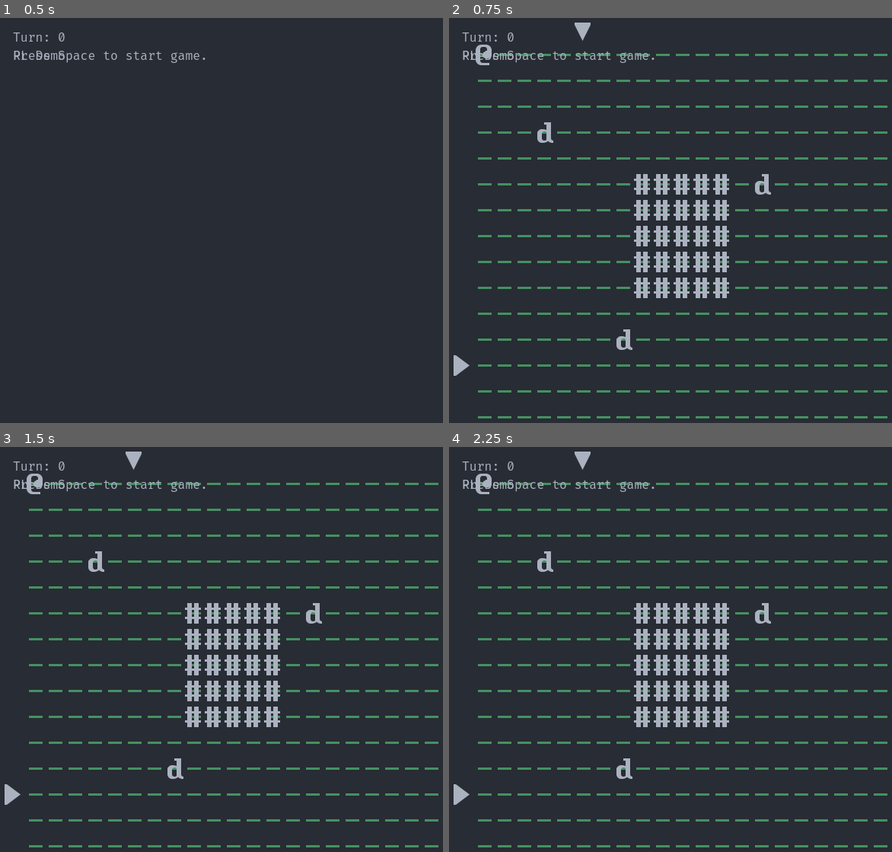
Above: before the commit, frames 1-4 (two rows, left to right).
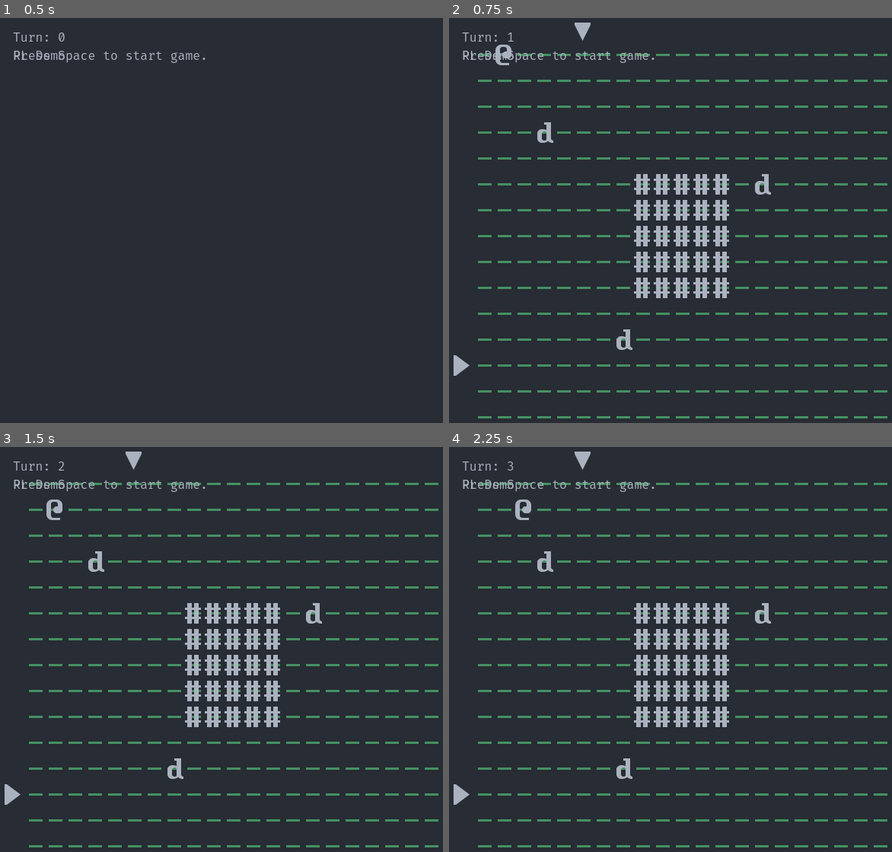
Above: after the commit, the same moments.

Repository: NekkidBear/GodotRoguelikeTutorial
Game: Godot game, scene res://scene/main/main_scene.tscn
Same seed, same stepped clock (60 frames per second), same inputs: the game is played once before the commit and once after it.
Inputs:
- Up to frame 1 (0.5 s): no input
- Up to frame 2 (0.75 s): tap Space (init_world) at 0.5, 0.6 s; hold Right (move_right) from 0.53 s (still down)
- Up to frame 3 (1.5 s): tap Space (init_world) at 1.25, 1.35 s; release Right (move_right) at 1.28 s; hold Down (move_down) from 1.28 s (still down)
- Up to frame 4 (2.25 s): tap Space (init_world) at 2, 2.1 s; release Down (move_down) at 2.03 s; hold Right (move_right) from 2.03 s (still down)

Frame 1 is identical in both runs. In frame 2, 0.2% of the frame differs, in the area x 6-15%, y 3-12%; in frame 3, 0.2%, in the area x 6-15%, y 3-19%; in frame 4, 0.2%.
Error before the commit: Invalid assignment of property or key '_ref_DungeonBoard' with value of type 'Node2D (DungeonBoard.gd)' on a base object of type 'null instance'. (res://scene/…
Error after the commit: Invalid access to property or key 'position' on a base object of type 'Nil'. (res://scene/main/EnemyAI.gd:25)

Commit message:
correct typos

Diff:
--- a/scene/main/main_scene.tscn
+++ b/scene/main/main_scene.tscn
@@ -13,28 +13,31 @@
 script/source = "extends Node2D
 
 func _ready():
-# Set references
-	$PCMove._ref_Schedule = $Schedule
-	$EnemyAI._ref_Schedule = $Schedule
-	$PCMove._ref_DungeonBoard = $DungeonBoard
+    # Ensure nodes are available before setting references
+    if $PCMove and $Schedule and $DungeonBoard:
+        $PCMove._ref_Schedule = $Schedule
+        $EnemyAI._ref_Schedule = $Schedule
+        $PCMove._ref_DungeonBoard = $DungeonBoard
 
-	# Set references for PCAttack
-	$PCAttack._ref_DungeonBoard = $DungeonBoard
-	$PCAttack._ref_Schedule = $Schedule
-	$PCAttack._ref_RemoveObject = $RemoveObject
+        # Set references for PCAttack
+        if $PCAttack and $RemoveObject:
+            $PCAttack._ref_DungeonBoard = $DungeonBoard
+            $PCAttack._ref_Schedule = $Schedule
+            $PCAttack._ref_RemoveObject = $RemoveObject
 
-	# Connect InitWorld signals
-	$InitWorld.connect(\"sprite_created\", $PCMove._on_InitWorld_sprite_created)
-	$InitWorld.connect(\"sprite_created\", $Schedule._on_InitWorld_sprite_created)
-	$InitWorld.connect(\"sprite_created\", $DungeonBoard._on_InitWorld_sprite_created)
+        # Connect InitWorld signals
+        if $InitWorld:
+            $InitWorld.connect(\"sprite_created\", $PCMove._on_InitWorld_sprite_created)
+            $InitWorld.connect(\"sprite_created\", $Schedule._on_InitWorld_sprite_created)
+            $InitWorld.connect(\"sprite_created\", $DungeonBoard._on_InitWorld_sprite_created)
 
-	# Connect Schedule signals
-	$Schedule.connect(\"turn_started\", $PCMove._on_Schedule_turn_started)
-	$Schedule.connect(\"turn_started\", $EnemyAI._on_Schedule_turn_started)
-
-	# Connect MainGUI signals
-	$Schedule.connect(\"turn_started\", $MainGUI/SidebarVBox._on_Schedule_turn_started)
-	$Schedule.connect(\"turn_ended\", $MainGUI/MainHBox/Modeline._on_Schedule_turn_ended)
+        # Connect Schedule signals
+        if $Schedule:
+            $Schedule.connect(\"turn_started\", $PCMove._on_Schedule_turn_started)
+            $Schedule.connect(\"turn_started\", $EnemyAI._on_Schedule_turn_started)
+            $Schedule.connect(\"turn_started\", $MainGUI/SidebarVBox._on_Schedule_turn_started)
+    else:
+        print(\"One or more nodes are not available in the scene tree.\")
 "
 
 [node name="MainScene" type="Node2D"]
@@ -67,11 +70,11 @@
 theme_override_constants/margin_right = 20
 theme_override_constants/margin_bottom = 20
 
-[connection signal="sprite_created" from="InitWorld" to="PCMove" method="_on_init_world_sprite_created"]
-[connection signal="sprite_created" from="InitWorld" to="Schedule" method="_on_init_world_sprite_created"]
-[connection signal="sprite_created" from="InitWorld" to="EnemyAI" method="_on_init_world_sprite_created"]
-[connection signal="sprite_created" from="InitWorld" to="DungeonBoard" method="_on_init_world_sprite_created"]
-[connection signal="turn_started" from="Schedule" to="PCMove" method="_on_schedule_turn_started"]
-[connection signal="turn_started" from="Schedule" to="EnemyAI" method="_on_schedule_turn_started"]
-[connection signal="sprite_removed" from="RemoveObject" to="Schedule" method="_on_remove_object_sprite_removed"]
-[connection signal="sprite_removed" from="RemoveObject" to="DungeonBoard" method="_on_remove_object_sprite_removed"]
+[connection signal="sprite_created" from="InitWorld" to="PCMove" method="_on_InitWorld_sprite_created"]
+[connection signal="sprite_created" from="InitWorld" to="Schedule" method="_on_InitWorld_sprite_created"]
+[connection signal="sprite_created" from="InitWorld" to="EnemyAI" method="_on_InitWorld_sprite_created"]
+[connection signal="sprite_created" from="InitWorld" to="DungeonBoard" method="_on_InitWorld_sprite_created"]
+[connection signal="turn_started" from="Schedule" to="PCMove" method="_on_Schedule_turn_started"]
+[connection signal="turn_started" from="Schedule" to="EnemyAI" method="_on_Schedule_turn_started"]
+[connection signal="sprite_removed" from="RemoveObject" to="Schedule" method="_on_RemoveObject_sprite_removed"]
+[connection signal="sprite_removed" from="RemoveObject" to="DungeonBoard" method="_on_RemoveObject_sprite_removed"]
